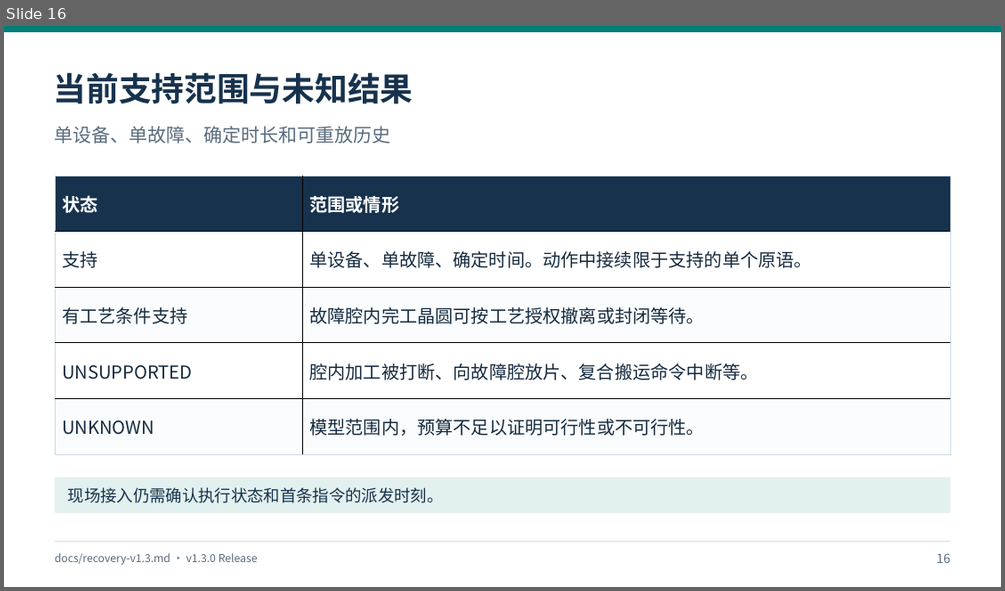
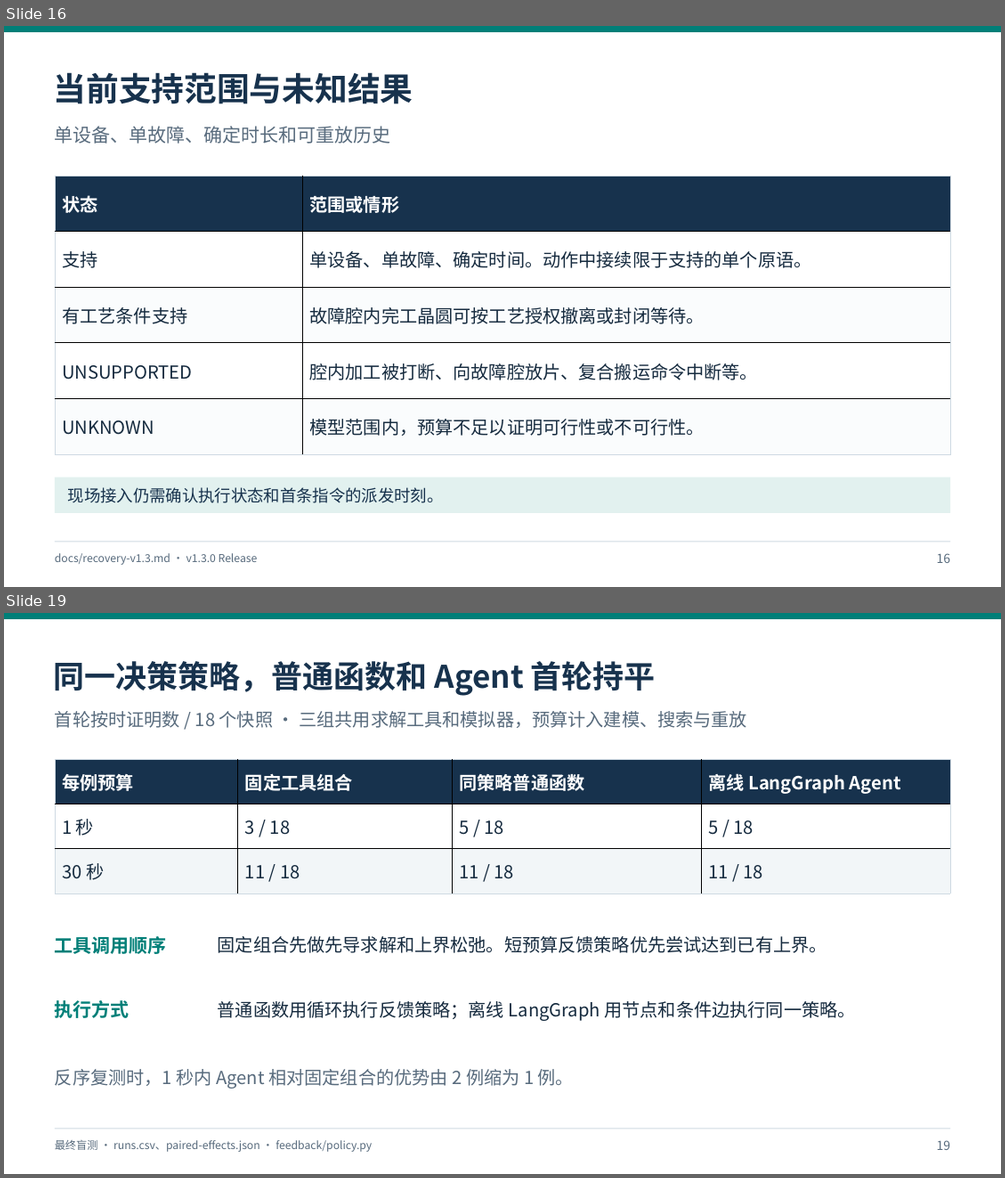
Before and after one commit to yanq458-tech/WaferSched-Agent, a slide deck: docs/presentations/v1.3.0-project-review/WaferSched-Agent_v1.3.0_研究汇报.pptx. Shown one above the other, each under a label of ours: slide 16 before the commit, slides 16 and 19 after it; the slides between them are not shown. The pictures are 1005x591 and 1005x1178 pixels, drawn with LibreOffice and Linux fonts; fonts in the diff are those of the drawing. Boxes give left, top, right and bottom in pixels: in the first picture for what was removed or moved away, otherwise in the second. Text is boxed around its words. In the diff, an @@ line names an element or a change of style, - is before the commit and + after.

```diff
--- a/docs/presentations/v1.3.0-project-review/WaferSched-Agent_v1.3.0_研究汇报.pptx
+++ b/docs/presentations/v1.3.0-project-review/WaferSched-Agent_v1.3.0_研究汇报.pptx
@@ slide 19 added at (x1=4, y1=613, x2=1001, y2=1174), background #FFFFFF @@
@@ rectangle added at (x1=4, y1=613, x2=1001, y2=619), fill #007F78 @@
@@ text added at (x1=54, y1=661, x2=655, y2=696), 30 pt, text #17324D, bold @@
+同一决策策略，普通函数和 Agent 首轮持平
@@ text added at (x1=55, y1=711, x2=747, y2=728), 17.2 pt, text #586B7D @@
+首轮按时证明数 / 18 个快照 · 三组共用求解工具和模拟器，预算计入建模、搜索与重放
@@ table added at (x1=55, y1=760, x2=950, y2=893), 3 rows, 4 columns @@
+每例预算 | 固定工具组合 | 同策略普通函数 | 离线 LangGraph Agent
+1 秒 | 3 / 18 | 5 / 18 | 5 / 18
+30 秒 | 11 / 18 | 11 / 18 | 11 / 18
@@ text added at (x1=55, y1=936, x2=167, y2=954), 18 pt, text #007F78, bold @@
+工具调用顺序
@@ text added at (x1=218, y1=936, x2=827, y2=953), 17.2 pt, text #162B3F @@
+固定组合先做先导求解和上界松弛。短预算反馈策略优先尝试达到已有上界。
@@ text added at (x1=55, y1=1000, x2=129, y2=1018), 18 pt, text #007F78, bold @@
+执行方式
@@ text added at (x1=218, y1=1001, x2=856, y2=1021), 17.2 pt, text #162B3F @@
+普通函数用循环执行反馈策略；离线 LangGraph 用节点和条件边执行同一策略。
@@ text added at (x1=55, y1=1069, x2=574, y2=1088), 17.2 pt, text #586B7D @@
+反序复测时，1 秒内 Agent 相对固定组合的优势由 2 例缩为 1 例。
@@ rectangle added at (x1=55, y1=1128, x2=951, y2=1129), fill #CED9E2 @@
@@ text added at (x1=55, y1=1140, x2=372, y2=1151), 10.5 pt, text #586B7D @@
+最终盲测 · runs.csv、paired-effects.json · feedback/policy.py
@@ text added at (x1=937, y1=1140, x2=951, y2=1150), 12 pt, text #586B7D @@
+19
```
Also in this commit, not shown: 1 slide changed, 2 other slides added, 6 other files.
